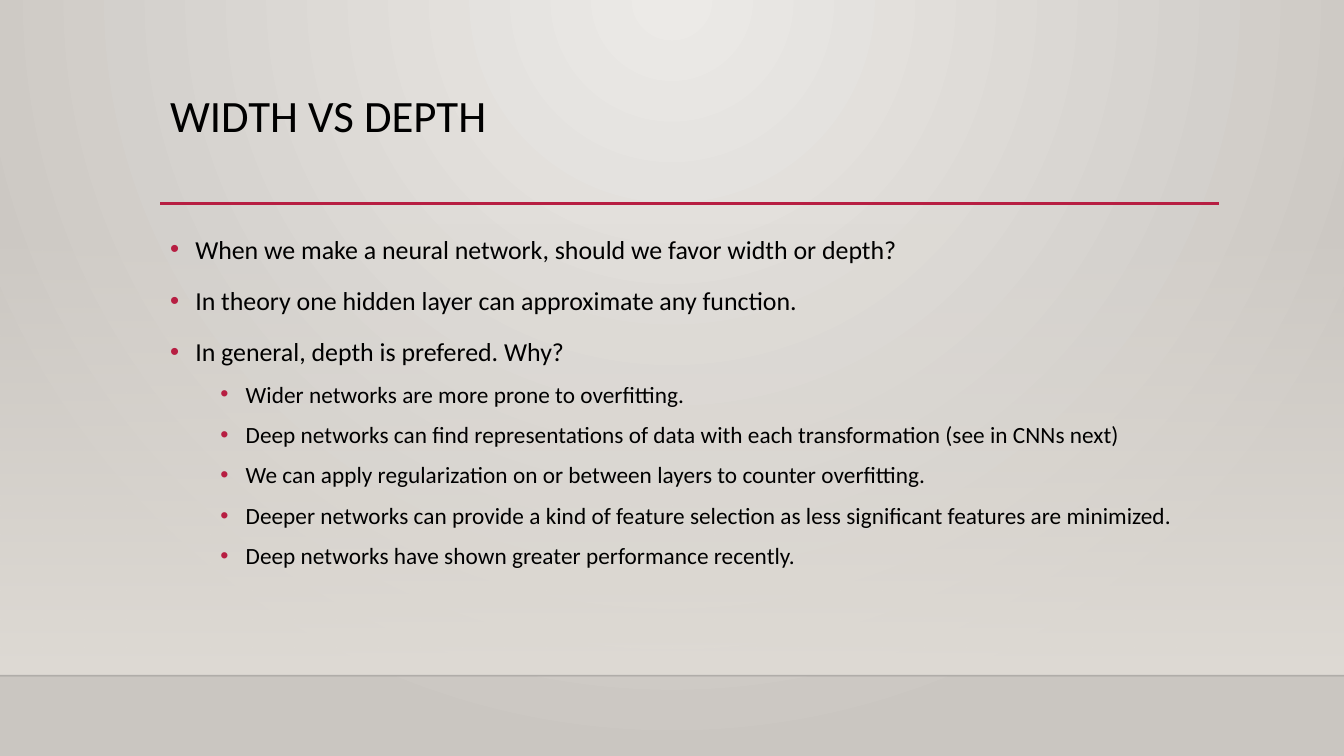
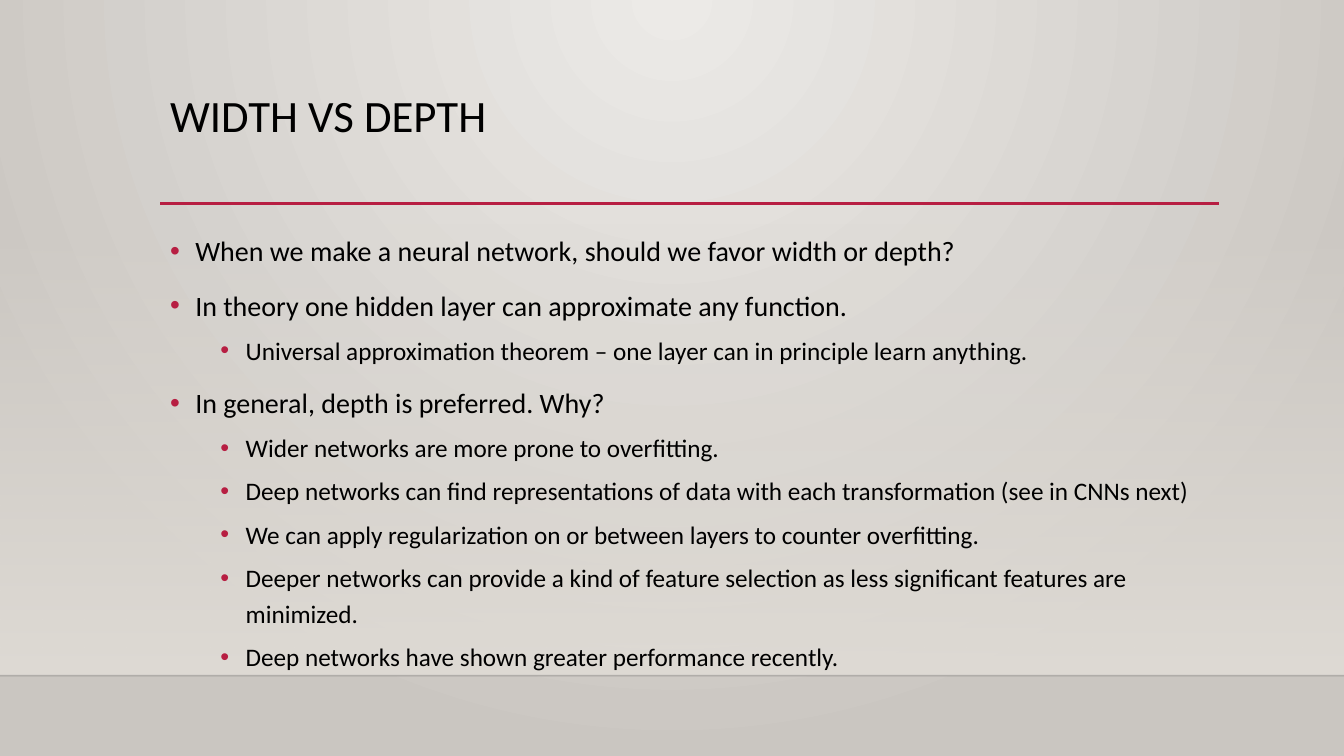
Before and after one commit to allyryry/3950_Workbooks, a slide deck: slide 4 of reference_content/Slides/tensorflow_optimization.pptx. Drawn at 1344x756 pixels with LibreOffice and Linux fonts; fonts in the diff are those of the drawing; background and template pictures are left out. Boxes give left, top, right and bottom in pixels: in the first picture for what was removed or moved away, otherwise in the second. Text is boxed around its words. In the diff, an @@ line names an element or a change of style, - is before the commit and + after.

```diff
--- a/reference_content/Slides/tensorflow_optimization.pptx
+++ b/reference_content/Slides/tensorflow_optimization.pptx
@@ text at <box>195,241,1187,671</box>: size 18.5 to 20 pt in "When we make a neural network, should ...", "In theory one hidden layer can approximate ..."; size 16.6 to 18 pt in "Wider networks are more prone to overfitting.", "Deep networks can find representations of data ...", "We can apply regularization on or between ...", "Deeper networks can provide a kind of ..." and 1 more places @@
@@ text at <box>195,342,1027,418</box>: text changed; size 18.5 to 18 pt @@
-• In general, depth is prefered. Why?
+  • Universal approximation theorem – one layer can in principle learn anything.
+• In general, depth is preferred. Why?
```
Also in this commit, not shown: 3 other slides changed, 7 slides added, 7 other files.
